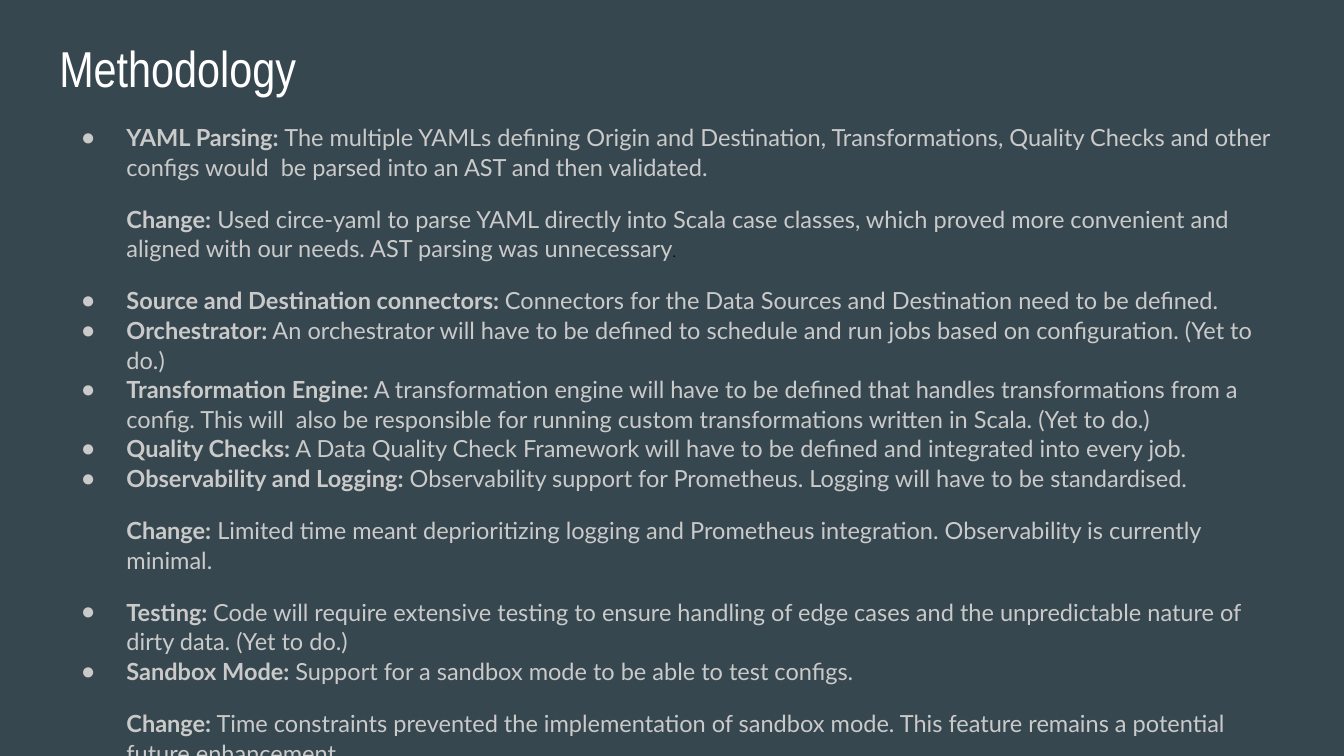
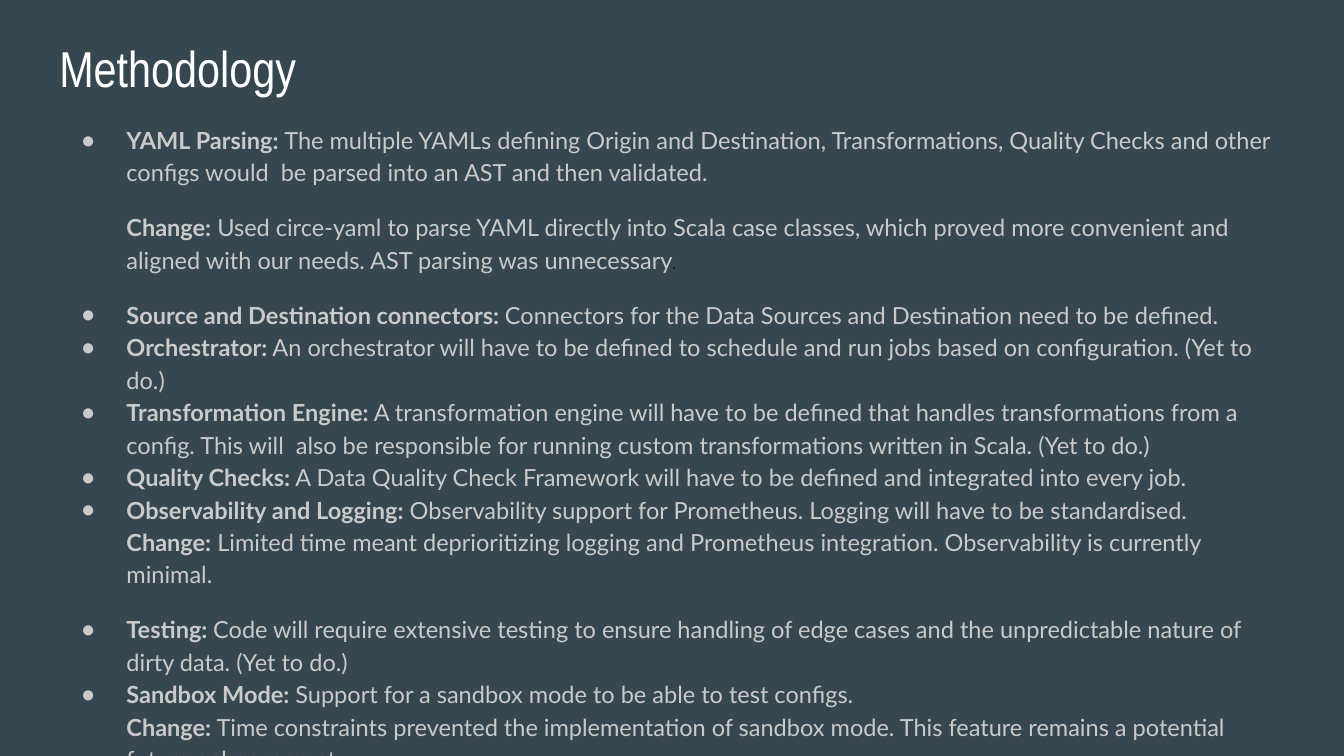
Before and after one commit to kumarc-rishikesh/sketls, a slide deck: slide 4 of docs/SCETLS_Final_Presentation.pptx. Drawn at 1344x756 pixels with LibreOffice and Linux fonts; fonts in the diff are those of the drawing. Boxes give left, top, right and bottom in pixels: in the first picture for what was removed or moved away, otherwise in the second. Text is boxed around its words. In the diff, an @@ line names an element or a change of style, - is before the commit and + after.

Commit message:
updated presentation

```diff
--- a/docs/SCETLS_Final_Presentation.pptx
+++ b/docs/SCETLS_Final_Presentation.pptx
@@ text at bbox=[126, 131, 1271, 675]: line spacing 1.05 to 1.15 @@
@@ text at bbox=[126, 501, 1202, 583]: text changed @@
-● Observability and Logging: Observability support for Prometheus. Logging will have to be standardised.
-Change: Limited time meant deprioritizing logging and Prometheus integration. Observability is currently minimal.
+● Observability and Logging: Observability support for Prometheus. Logging will have to be standardised.
+  Change: Limited time meant deprioritizing logging and Prometheus integration. Observability is currently minimal.
@@ text at bbox=[126, 685, 1225, 740]: text changed @@
-● Sandbox Mode: Support for a sandbox mode to be able to test configs.
-Change: Time constraints prevented the implementation of sandbox mode. This feature remains a potential future enhancement.
+● Sandbox Mode: Support for a sandbox mode to be able to test configs.
+  Change: Time constraints prevented the implementation of sandbox mode. This feature remains a potential future enhancement.
```
Also in this commit, not shown: 3 other slides changed, 2 slides added, 3 slides removed, 1 other file.
